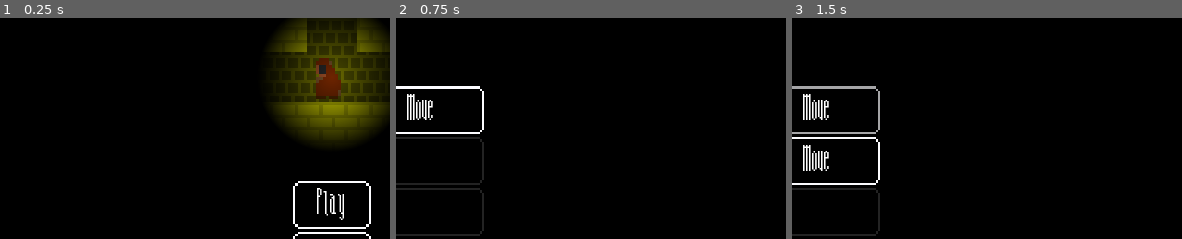
Above: before the commit, frames 1-3 (left to right).
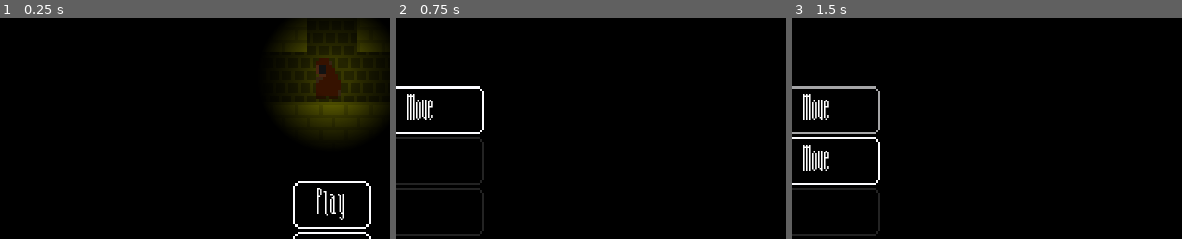
Above: after the commit, the same moments.

Repository: Demindiro/you-are-alone
Game: Godot game, scene res://main_menu.tscn
Two runs of this game, one before a commit and one after it. Both use one fixed random seed, a clock stepped at 60 frames per second and the inputs below. The project has no main scene, so this scene is started directly.
Inputs:
- Up to frame 1 (0.25 s): no input
- Up to frame 2 (0.75 s): click "Play" at 0.5 s
- Up to frame 3 (1.5 s): click "Move" at 1.25 s
The pictures show only the part of the screen within x 7-57%, y 38-88%; the shares and areas given below are measured in that part.

The runs differ from the first frame. In frame 1, 5.4% of the frame differs, in the area x 71-98%, y 3-53%; in frame 2, nothing differs; in frame 3, nothing differs.

Commit message:
Tweak shadow to look better & more dim

Diff:
--- a/player/shadow.tres
+++ b/player/shadow.tres
@@ -9,7 +9,7 @@
 void fragment() {
 	vec2 uv = abs(UV - vec2(0.5)) * 2.0;
 	COLOR.rgb = vec3(0.0);
-	COLOR.a = clamp(length(uv) / shadow_radius, 0.0, 1.0);
+	COLOR.a = clamp(sqrt(length(uv) / shadow_radius), 0.5, 1.0);
 }"
 
 [resource]
